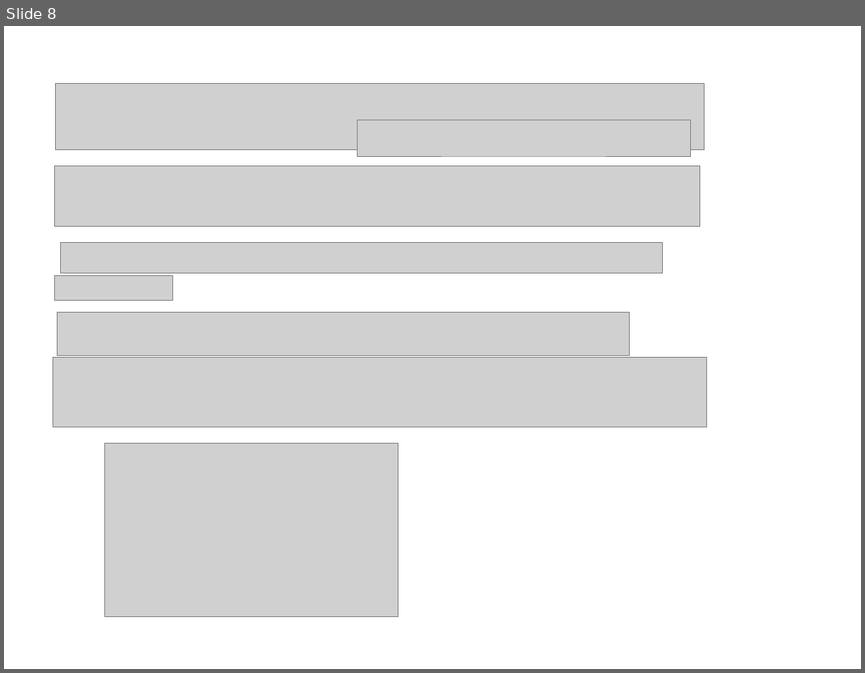
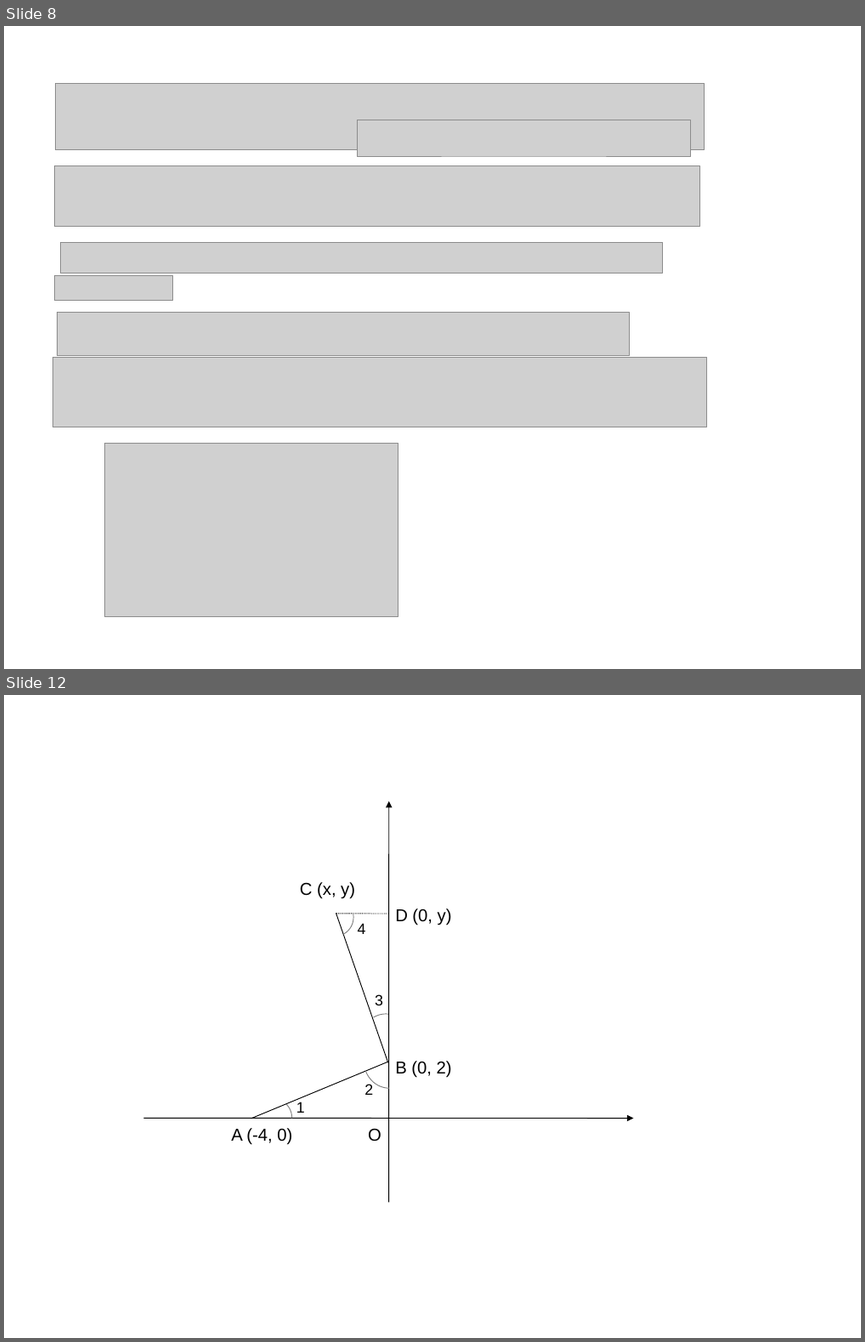
Before and after one commit to ericzhang/english-math, a slide deck: math/grade-8-上/8上数学北师大版-unit-3-位置与坐标.ppt. Shown one above the other, each under a label of ours: slide 8 before the commit, slides 8 and 12 after it; the slides between them are not shown. The pictures are 865x673 and 865x1342 pixels, drawn with LibreOffice and Linux fonts; fonts in the diff are those of the drawing; grey boxes stand for pictures. Boxes give left, top, right and bottom in pixels: in the first picture for what was removed or moved away, otherwise in the second. Text is boxed around its words. In the diff, an @@ line names an element or a change of style, - is before the commit and + after.

```diff
--- a/math/grade-8-上/8上数学北师大版-unit-3-位置与坐标.ppt
+++ b/math/grade-8-上/8上数学北师大版-unit-3-位置与坐标.ppt
@@ slide 12 added at (4, 695, 861, 1338), background #FFFFFF @@
@@ arrow added from (389, 1202) to (389, 801), #000000 0.74 pt @@
@@ text added at (300, 882, 355, 899), 16 pt, text #000000 @@
+C (x, y)
@@ line added from (388, 1063) to (336, 913), #000000 0.74 pt @@
@@ line added from (336, 913) to (388, 913), #000000 0.74 pt dashed @@
@@ freeform shape added at (343, 914, 353, 935), outline #808080 0.74 pt @@
@@ text added at (358, 923, 366, 934), 14 pt, text #000000 @@
+4
@@ text added at (395, 908, 452, 925), 16 pt, text #000000 @@
+D (0, y)
@@ text added at (375, 994, 383, 1005), 14 pt, text #000000 @@
+3
@@ freeform shape added at (373, 1014, 388, 1017), outline #808080 0.74 pt @@
@@ line added from (251, 1118) to (388, 1062), #000000 0.74 pt @@
@@ freeform shape added at (365, 1070, 390, 1088), outline #808080 0.74 pt @@
@@ text added at (395, 1061, 452, 1077), 16 pt, text #000000 @@
+B (0, 2)
@@ text added at (296, 1101, 305, 1112), 14 pt, text #000000 @@
+1
@@ text added at (364, 1083, 373, 1095), 14 pt, text #000000 @@
+2
@@ arrow added from (144, 1118) to (634, 1118), #000000 0.74 pt @@
@@ text added at (231, 1128, 292, 1145), 16 pt, text #000000 @@
+A (-4, 0)
@@ freeform shape added at (286, 1104, 291, 1118), outline #808080 0.74 pt @@
@@ text added at (368, 1129, 381, 1141), 16 pt, text #000000 @@
+O
```
Also in this commit, not shown: 2 other slides added, 11 other files.
